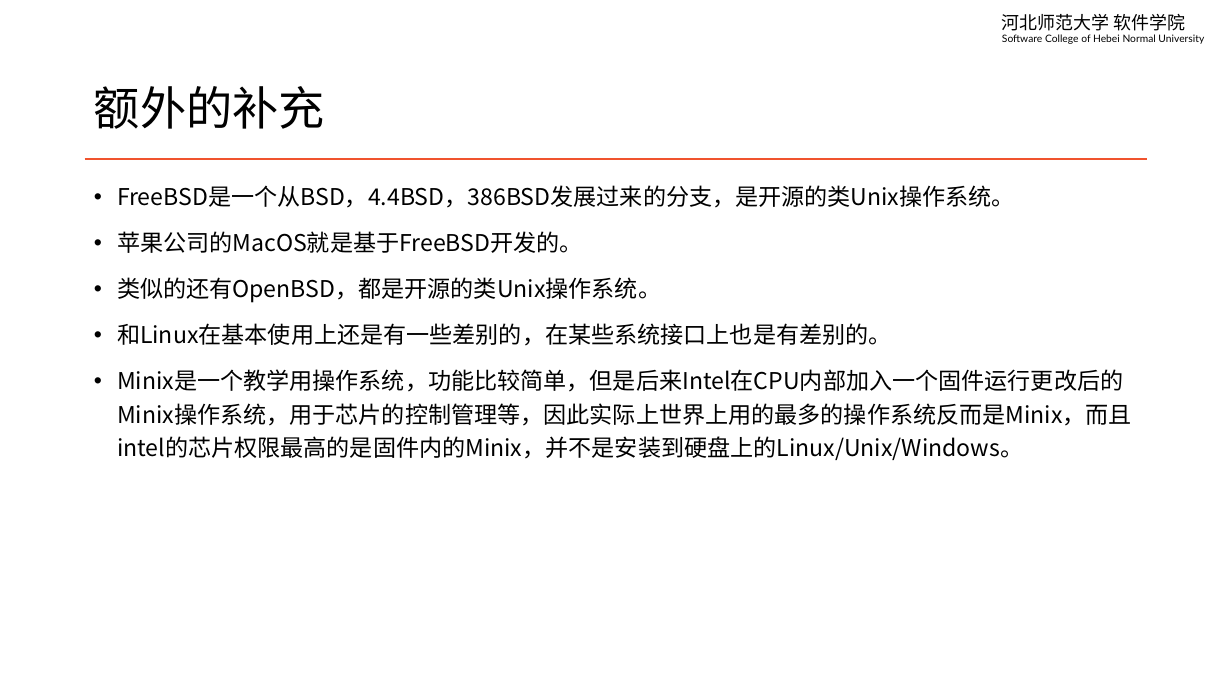
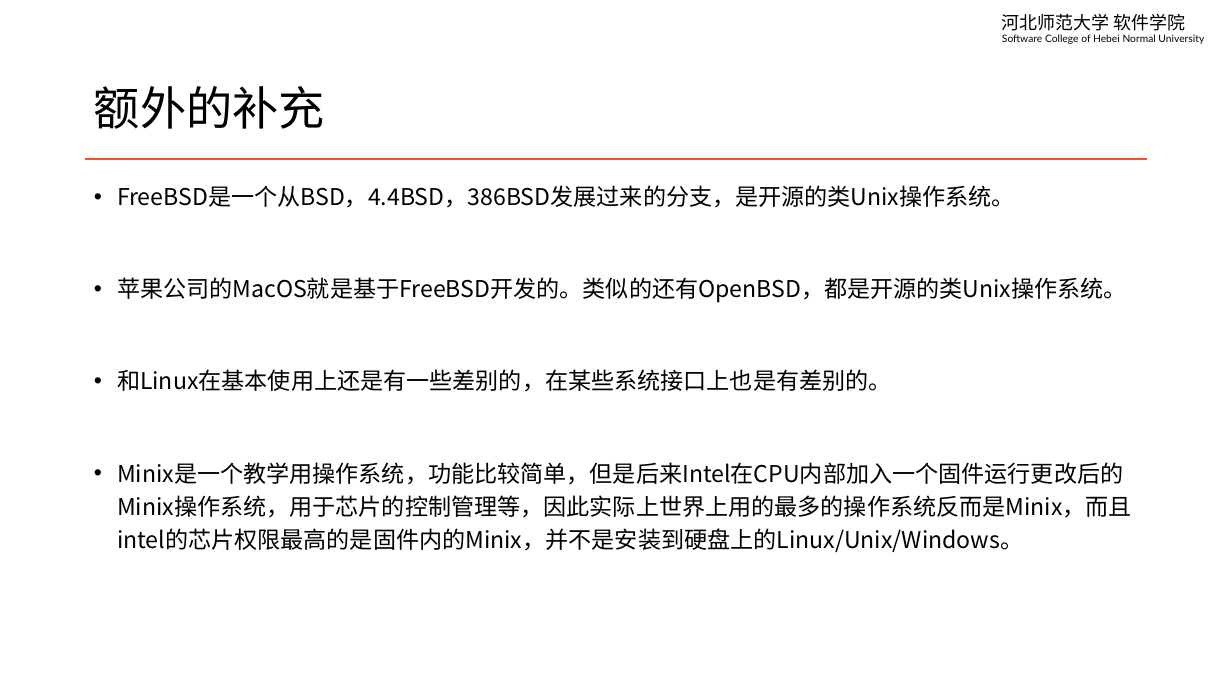
Before and after one commit to edu2act/course-linux-system, a slide deck: slide 10 of materials/slides/ch01-linux-history-and-install.pptx. Drawn at 1232x693 pixels with LibreOffice and Linux fonts; fonts in the diff are those of the drawing. Boxes give left, top, right and bottom in pixels: in the first picture for what was removed or moved away, otherwise in the second. Text is boxed around its words. In the diff, an @@ line names an element or a change of style, - is before the commit and + after.

```diff
--- a/materials/slides/ch01-linux-history-and-install.pptx
+++ b/materials/slides/ch01-linux-history-and-install.pptx
@@ text at [117, 277, 1127, 303]: text changed @@
-• 苹果公司的MacOS就是基于FreeBSD开发的。
-• 类似的还有OpenBSD，都是开源的类Unix操作系统。
+• 苹果公司的MacOS就是基于FreeBSD开发的。类似的还有OpenBSD，都是开源的类Unix操作系统。
```
Also in this commit, not shown: 4 other slides changed, 4 other files.
